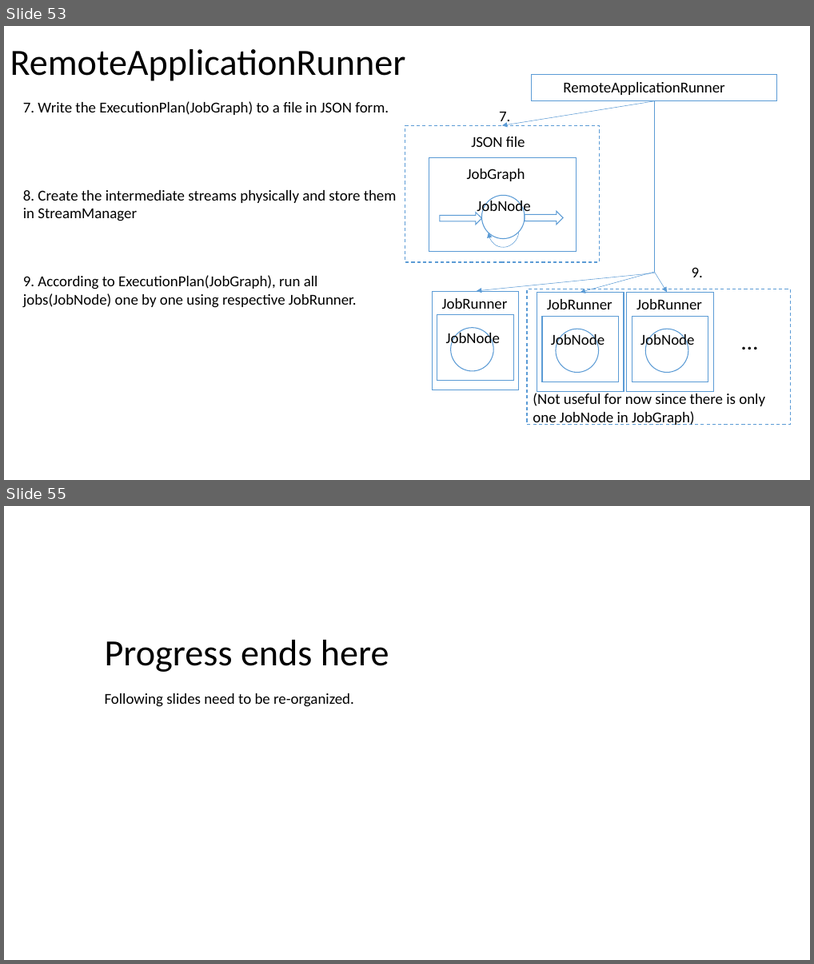
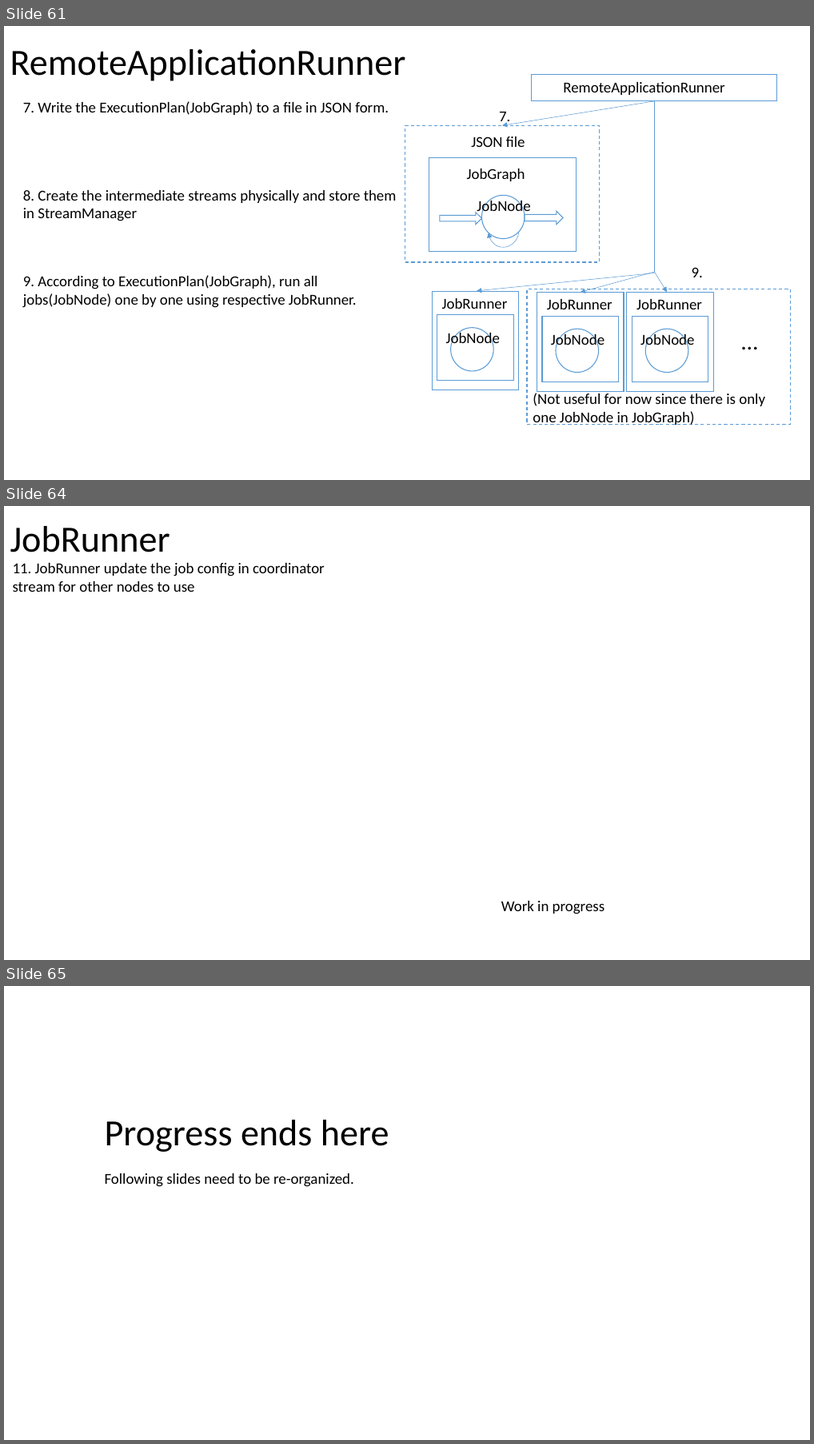
Before and after one commit to Swrrt/Samza-Documents, a slide deck: Documentation/SamzaStructure.pptx. Shown one above the other, each under a label of ours: slides 53 and 55 before the commit, slides 61, 64 and 65 after it; the slides between them are not shown. The pictures are 814x964 and 814x1444 pixels, drawn with LibreOffice and Linux fonts; fonts in the diff are those of the drawing. Boxes give left, top, right and bottom in pixels: in the first picture for what was removed or moved away, otherwise in the second. Text is boxed around its words. In the diff, an @@ line names an element or a change of style, - is before the commit and + after.

Commit message:
Come to JobRunner finally!!!

```diff
--- a/Documentation/SamzaStructure.pptx
+++ b/Documentation/SamzaStructure.pptx
@@ slide 64 added at (x1=4, y1=506, x2=810, y2=960), background #FFFFFF @@
@@ title added at (x1=10, y1=526, x2=170, y2=552), 44 pt, text #000000 @@
+JobRunner
@@ text added at (x1=13, y1=563, x2=325, y2=592), 18 pt, text #000000 @@
+11. JobRunner update the job config in coordinator stream for other nodes to use
@@ text added at (x1=502, y1=900, x2=606, y2=914), 18 pt, text #000000 @@
+Work in progress
@@ what was slide 53 is now slide 61 @@
@@ what was slide 55 is now slide 65 @@
```
Also in this commit, not shown: 4 slides changed, 10 other slides added, 1 slide removed.
